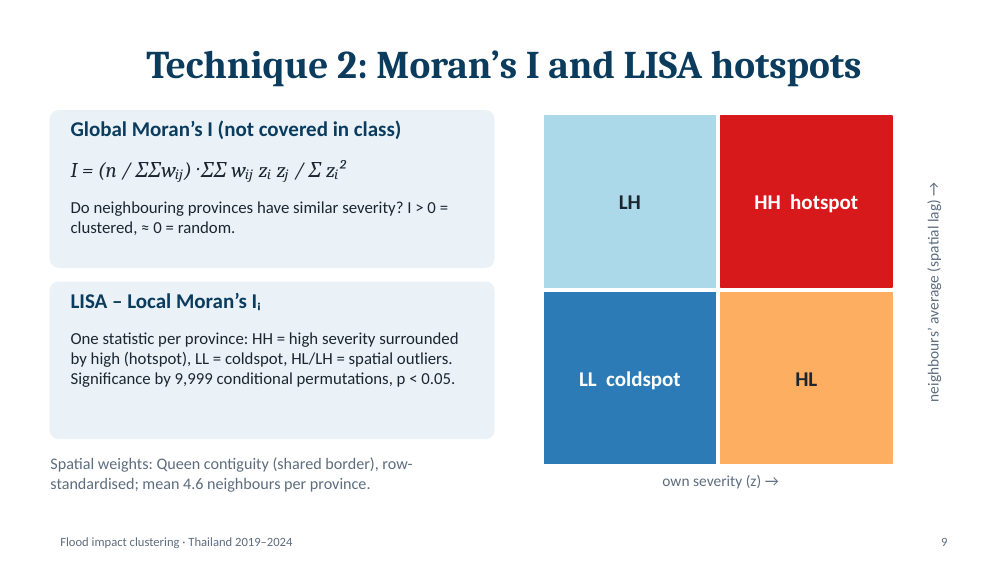
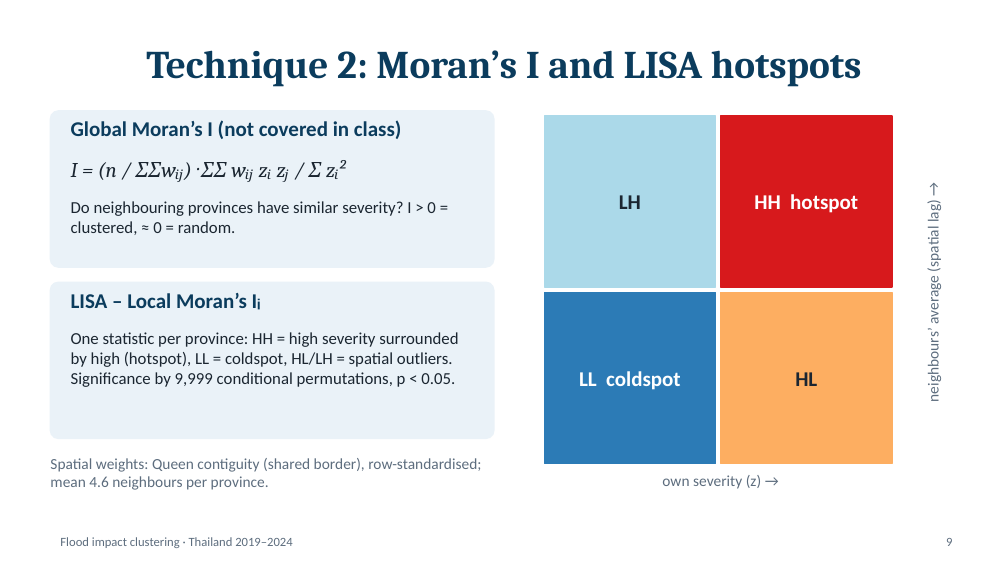
Before and after one commit to stampnapat/flood_analysis, a slide deck: slide 9 of slides/Flood_Clustering_Thailand.pptx. Drawn at 1008x567 pixels with LibreOffice and Linux fonts; fonts in the diff are those of the drawing. Boxes give left, top, right and bottom in pixels: in the first picture for what was removed or moved away, otherwise in the second. Text is boxed around its words. In the diff, an @@ line names an element or a change of style, - is before the commit and + after.

```diff
--- a/slides/Flood_Clustering_Thailand.pptx
+++ b/slides/Flood_Clustering_Thailand.pptx
@@ text "LISA – Local Moran’s Iᵢ" at bbox=[71, 293, 261, 310]: font Calibri to Arial in "Iᵢ" @@
@@ text "Spatial weights: Queen contiguity (shared ..." at bbox=[50, 458, 481, 490]: size 11.5 to 11 pt @@
@@ page number: place and size @@
-page number at bbox=[941, 538, 947, 546]
+page number at bbox=[946, 538, 952, 546]
```
Also in this commit, not shown: 17 other slides changed.
